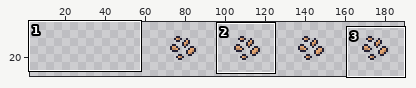
Edited in one commit: pixel-art file (gfx/seed.aseprite). Above: a wide view before the commit, with the close-up outlined.
Close-up. As it was:
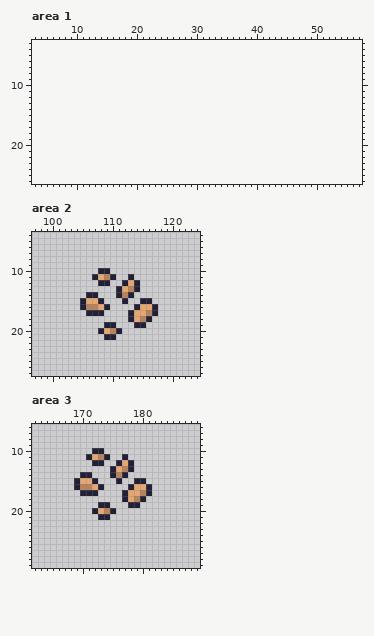
128x32 pixels, 1 frame. Shown: area 1: x 3..57, y 3..26; area 2: x 97..124, y 4..27; area 3: x 162..189, y 6..29. The old version is drawn lined up with the new one, on the new canvas. The wide view leaves out empty margins.
Once edited:
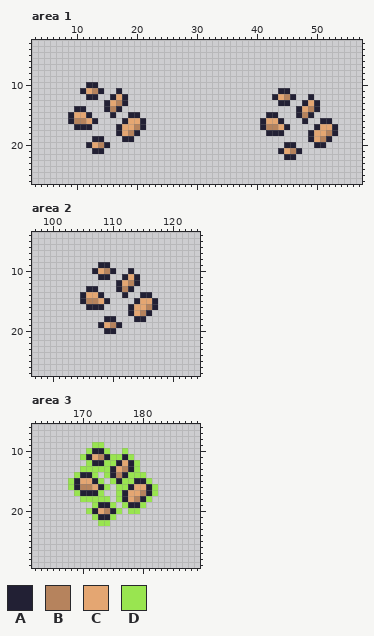
Palette (. is transparent): A #222034  B #b6835d  C #e4a672  D #99e550
From the commit log: adds sprite for interactive state; fixes rect of seed
Changes in this commit:
canvas 128x32 -> 192x32, the old top-left corner now at 64,0
Changed rows in their new state; - is an unchanged pixel.
Area 1:
first column x 9:
10 ---AA----------------------------------------
11 --ACBA--A--------------------------AA--------
12 ---AA--ACA------------------------ACBA--A----
13 ------ACBA-------------------------AA--ACA---
14 -AA---ABA-----------------------------ACBA---
15 ACCA---A--AA---------------------AA---ABA----
16 ABBCA----ACCA-------------------ACCA---A--AA-
17 -AAA----ACCBA-------------------ABBCA----ACCA
18 --------ACBA---------------------AAA----ACCBA
19 ----AA---AA-----------------------------ACBA-
20 ---ACBA-----------------------------AA---AA--
21 ----AA-----------------------------ACBA------
22 ------------------------------------AA-------
Area 2:
first column x 105:
 9 ---AA--------
10 --ACBA--A----
11 --.AA.-ACA---
12 ---..-ACB----
13 -AA----BA.---
14 ACCA--.A.-AA-
15 -BBCA--.-ACCA
16 .AAA.---AC-B-
17 -...------BA.
18 ----AA--.AA.-
19 ---ACBA--..--
20 ---.AA.------
21 ----..-------
Area 3:
first column x 168:
 9 ----DD---------
10 ---D--D--D-----
11 --D----DD-D----
12 ---D--DD---D---
13 --DDDDD----D---
14 -D--D-D---DDD--
15 D----D-D-DD--D-
16 D-----D-DD----D
17 -D---D--D-----D
18 --DDDDD-D----D-
19 ----D--D-D--D--
20 ---D----D-DD---
21 ----D--D-------
22 -----DD--------
Where, in picture pixels (left, top, right, bottom), the same in both close-ups:
added: (68, 82, 146, 154)
added: (260, 88, 338, 160)
changed: (80, 262, 158, 340)
added: (68, 442, 158, 526)
